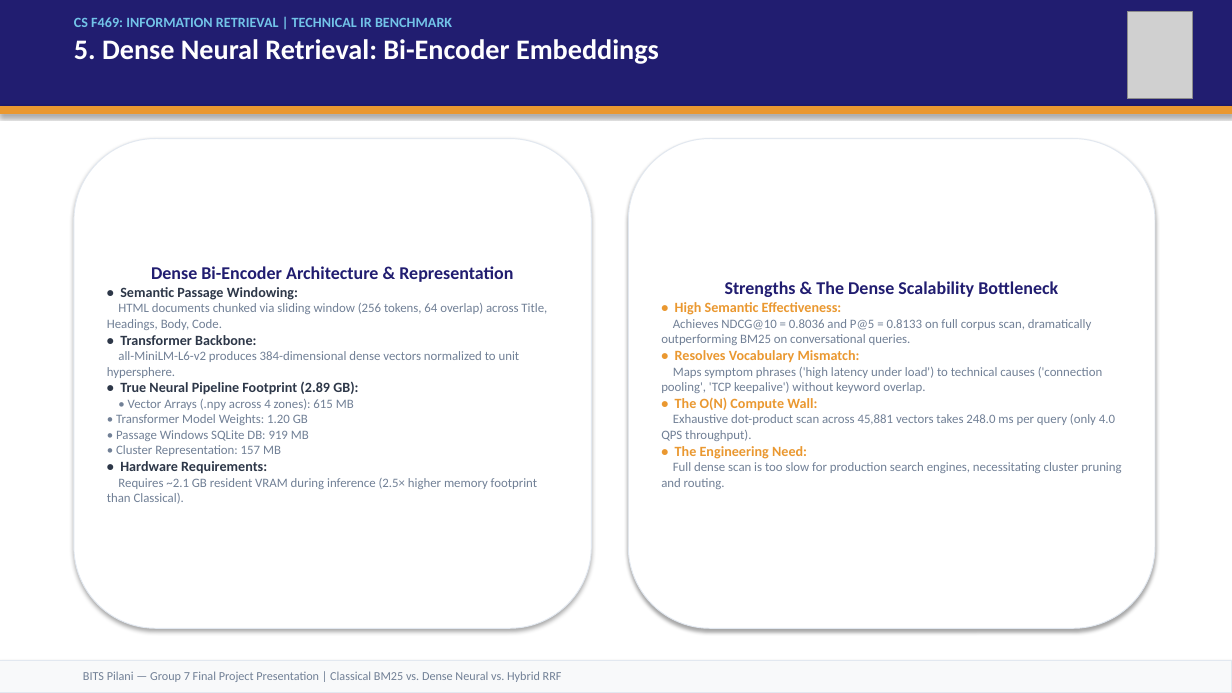
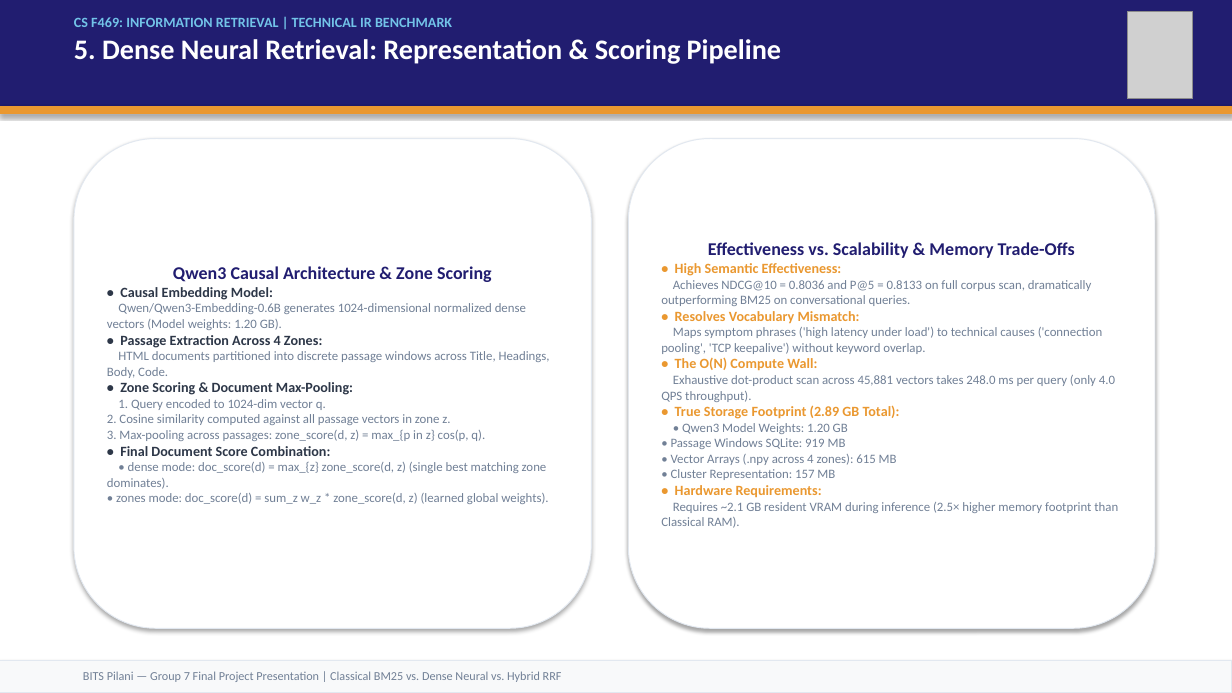
Before and after one commit to vishrutbhushan/ir-benchmark, a slide deck: slide 6 of presentation/IR_Benchmark_Presentation.pptx. Drawn at 1232x693 pixels with LibreOffice and Linux fonts; fonts in the diff are those of the drawing; grey boxes stand for pictures. Boxes give left, top, right and bottom in pixels: in the first picture for what was removed or moved away, otherwise in the second. Text is boxed around its words. In the diff, an @@ line names an element or a change of style, - is before the commit and + after.

Commit message:
fix(deck): correct corpus scale (18.6GB -> 11GB), replace MiniLM with Qwen3-Embedding-0.6B, and refine slide layouts

```diff
--- a/presentation/IR_Benchmark_Presentation.pptx
+++ b/presentation/IR_Benchmark_Presentation.pptx
@@ text at <box>74,39,781,64</box>: text changed @@
-5. Dense Neural Retrieval: Bi-Encoder Embeddings
+5. Dense Neural Retrieval: Representation & Scoring Pipeline
@@ text in rounded rectangle at <box>107,266,550,504</box>: text changed @@
-Dense Bi-Encoder Architecture & Representation
-• Semantic Passage Windowing:
-HTML documents chunked via sliding window (256 tokens, 64 overlap) across Title, Headings, Body, Code.
-• Transformer Backbone:
-all-MiniLM-L6-v2 produces 384-dimensional dense vectors normalized to unit hypersphere.
-• True Neural Pipeline Footprint (2.89 GB):
-• Vector Arrays (.npy across 4 zones): 615 MB
-• Transformer Model Weights: 1.20 GB
-• Passage Windows SQLite DB: 919 MB
-• Cluster Representation: 157 MB
-• Hardware Requirements:
-Requires ~2.1 GB resident VRAM during inference (2.5× higher memory footprint than Classical).
+Qwen3 Causal Architecture & Zone Scoring
+• Causal Embedding Model:
+Qwen/Qwen3-Embedding-0.6B generates 1024-dimensional normalized dense vectors (Model weights: 1.20 GB).
+• Passage Extraction Across 4 Zones:
+HTML documents partitioned into discrete passage windows across Title, Headings, Body, Code.
+• Zone Scoring & Document Max-Pooling:
+1. Query encoded to 1024-dim vector q.
+2. Cosine similarity computed against all passage vectors in zone z.
+3. Max-pooling across passages: zone_score(d, z) = max_{p in z} cos(p, q).
+• Final Document Score Combination:
+• dense mode: doc_score(d) = max_{z} zone_score(d, z) (single best matching zone dominates).
+• zones mode: doc_score(d) = sum_z w_z * zone_score(d, z) (learned global weights).
@@ text in rounded rectangle at <box>708,242,1075,258</box>: text changed @@
-Strengths & The Dense Scalability Bottleneck
+Effectiveness vs. Scalability & Memory Trade-Offs
@@ text in rounded rectangle at <box>661,405,1118,528</box>: text changed @@
-• The Engineering Need:
-Full dense scan is too slow for production search engines, necessitating cluster pruning and routing.
+• True Storage Footprint (2.89 GB Total):
+• Qwen3 Model Weights: 1.20 GB
+• Passage Windows SQLite: 919 MB
+• Vector Arrays (.npy across 4 zones): 615 MB
+• Cluster Representation: 157 MB
+• Hardware Requirements:
+Requires ~2.1 GB resident VRAM during inference (2.5× higher memory footprint than Classical RAM).
```
Also in this commit, not shown: 4 other slides changed, 6 other files.
